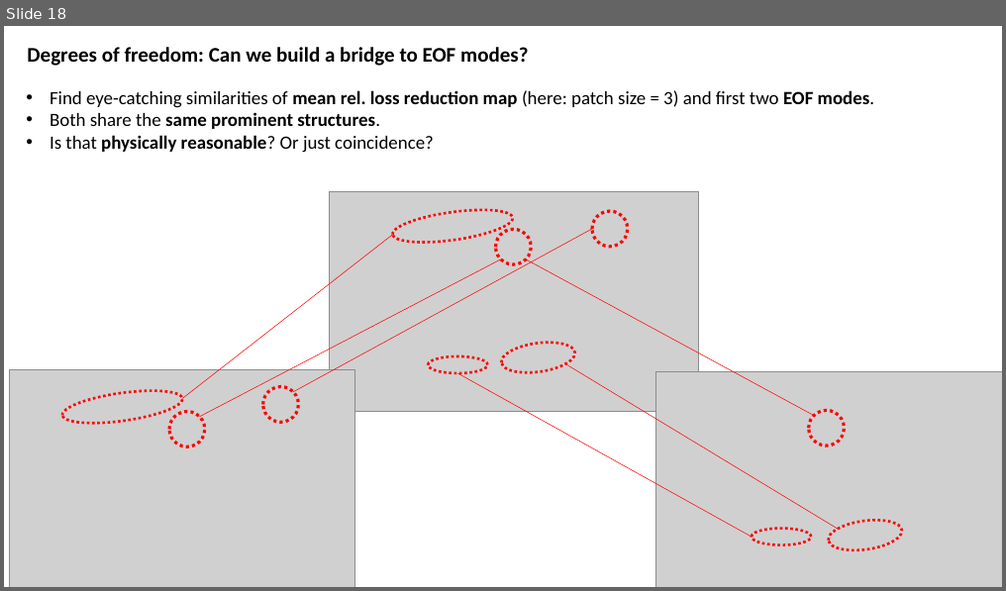
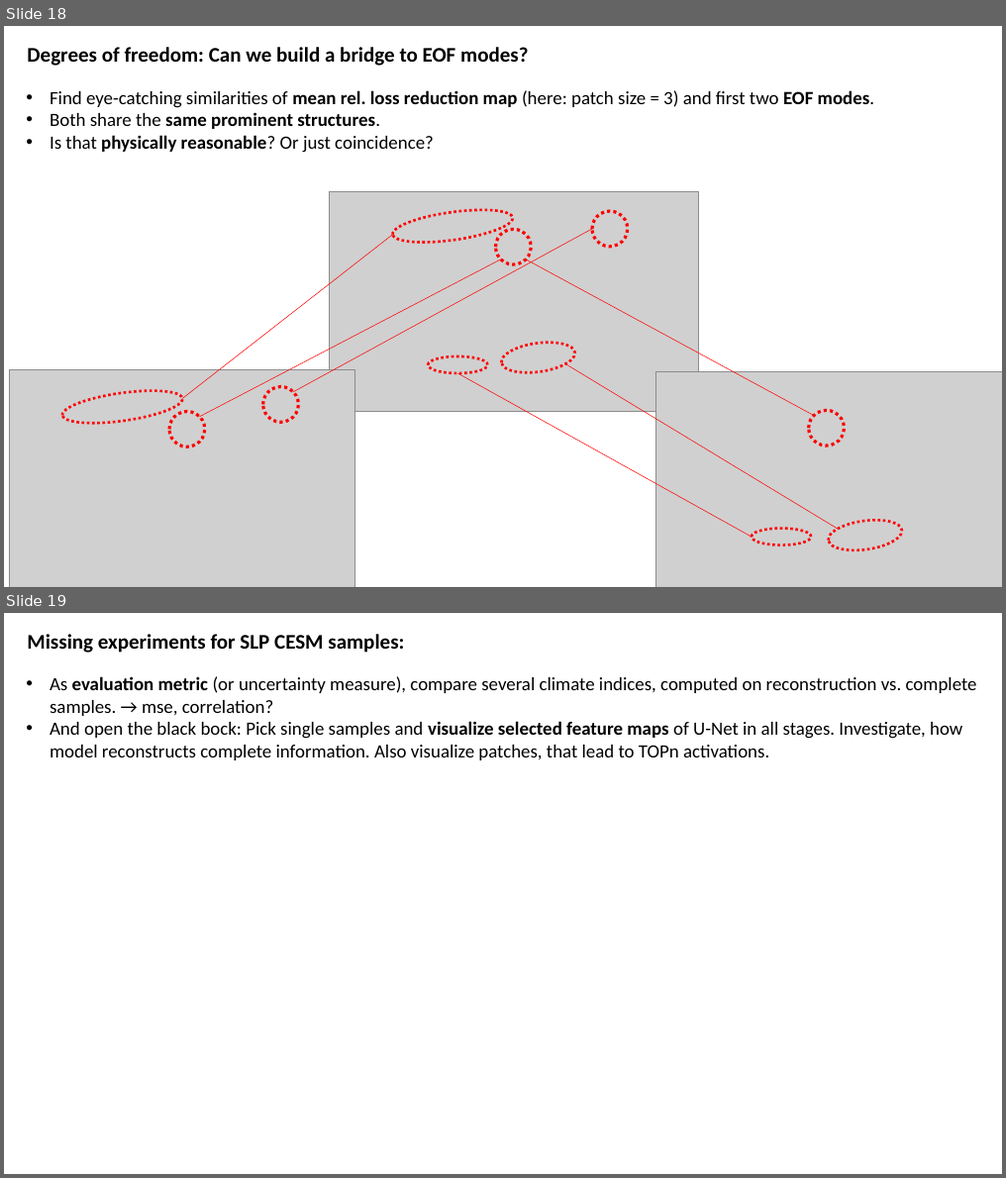
Before and after one commit to MarcoLandtHayen/reconstruct_missing_data, a slide deck: presentations/20230202_unet_4conv_slp_CESM_results_and_storyline.pptx. Shown one above the other, each under a label of ours: slide 18 before the commit, slides 18 and 19 after it. The pictures are 1006x591 and 1006x1178 pixels, drawn with LibreOffice and Linux fonts; fonts in the diff are those of the drawing; grey boxes stand for pictures. Boxes give left, top, right and bottom in pixels: in the first picture for what was removed or moved away, otherwise in the second. Text is boxed around its words. In the diff, an @@ line names an element or a change of style, - is before the commit and + after.

Commit message:
Check reconstructions of final models and DINEOF for selected slp and sst RW samples (#31)

```diff
--- a/presentations/20230202_unet_4conv_slp_CESM_results_and_storyline.pptx
+++ b/presentations/20230202_unet_4conv_slp_CESM_results_and_storyline.pptx
@@ slide 19 added at box(4, 613, 1002, 1174), background #FFFFFF @@
@@ text added at box(27, 634, 404, 653), 20 pt, text #000000, bold @@
+Missing experiments for SLP CESM samples:
@@ text added at box(50, 676, 977, 761), 18 pt, text #000000 @@
+• As evaluation metric (or uncertainty measure), compare several climate indices, computed on reconstruction vs. complete samples. → mse, correlation?
+• And open the black bock: Pick single samples and visualize selected feature maps of U-Net in all stages. Investigate, how model reconstructs complete information. Also visualize patches, that lead to TOPn activations.
```
Also in this commit, not shown: 3 slides changed, 6 other files.
